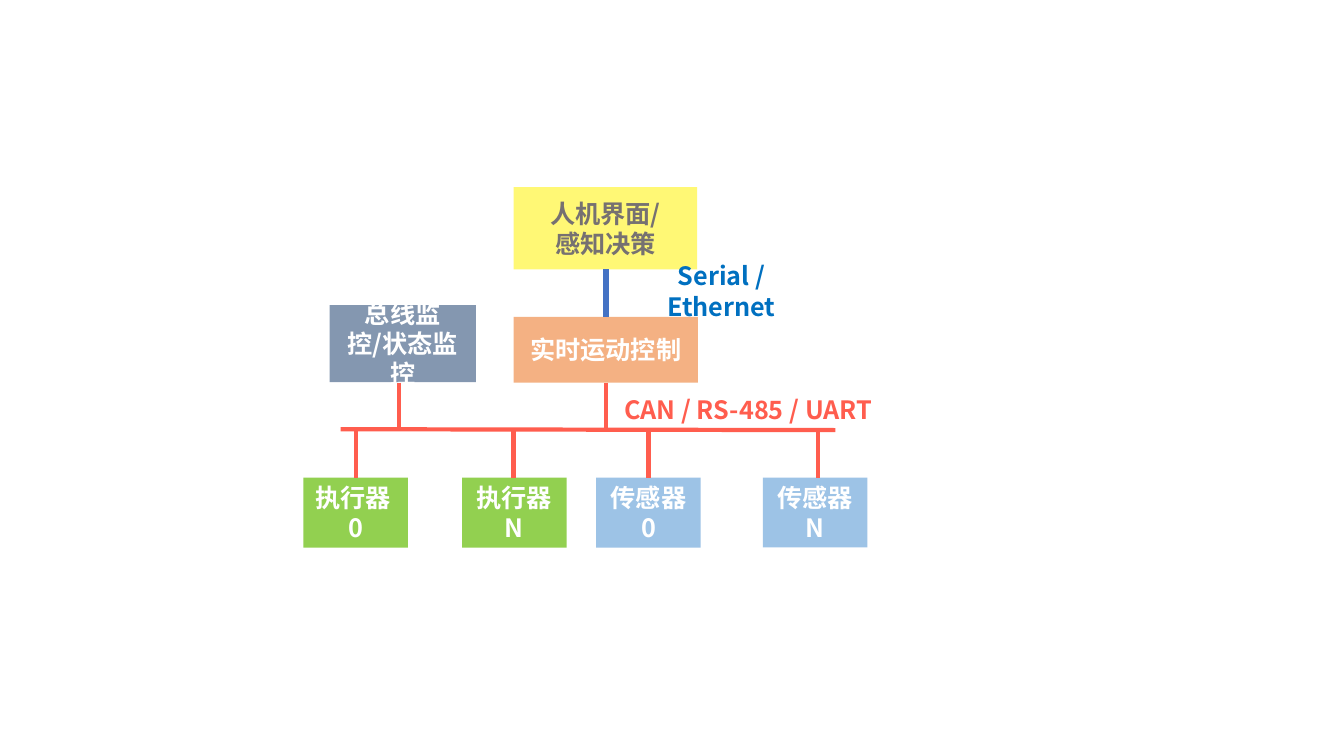
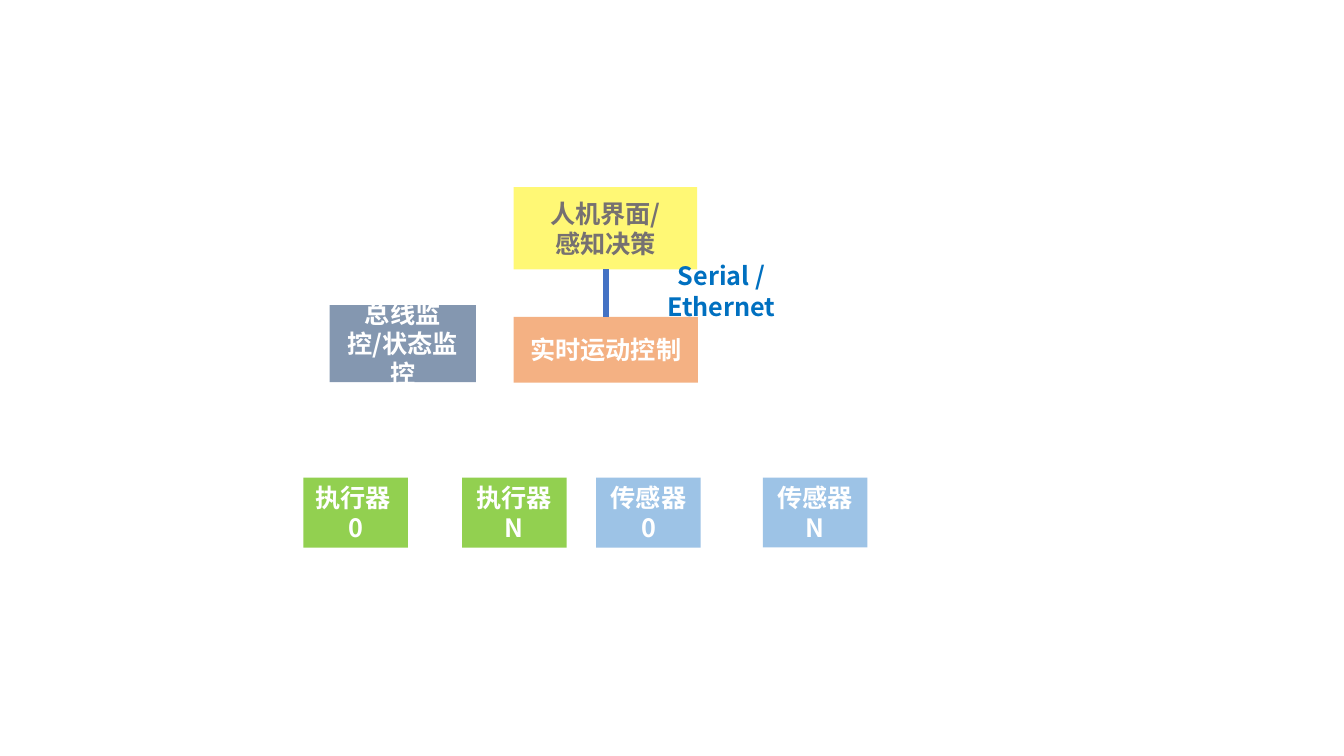
Before and after one commit to chinaduking/can-duck-core, a slide deck: slide 2 of docs/img/文档插图.pptx (slide 1 before the commit). Drawn at 1344x756 pixels with LibreOffice and Linux fonts; fonts in the diff are those of the drawing. Boxes give left, top, right and bottom in pixels: in the first picture for what was removed or moved away, otherwise in the second. Text is boxed around its words. In the diff, an @@ line names an element or a change of style, - is before the commit and + after.

```diff
--- a/docs/img/文档插图.pptx
+++ b/docs/img/文档插图.pptx
@@ line removed from (398, 383) to (398, 431) @@
@@ line removed from (606, 383) to (606, 431) @@
@@ text removed at (x1=624, y1=400, x2=872, y2=420) @@
-CAN / RS-485 / UART
@@ line removed from (341, 430) to (836, 431) @@
@@ line removed from (356, 431) to (356, 478) @@
@@ line removed from (514, 431) to (514, 478) @@
@@ line removed from (648, 431) to (648, 478) @@
@@ line removed from (819, 431) to (819, 478) @@
```
Also in this commit, not shown: 1 slide added, 2 other files.
